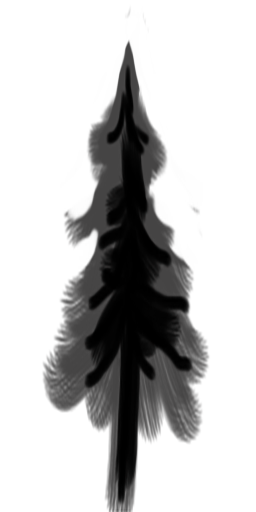
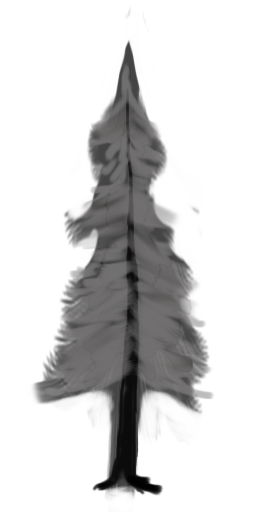
Layer changes from the first 256x512 image to the second:
added layer "Layer 4" (61%) above "Layer 2" over [43, 62, 215, 400]
added layer "Layer 2" (84%) above "Layer 1" over [91, 87, 164, 496]
painted on "Layer 1" over [29, 66, 204, 512]
